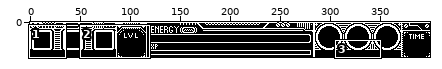
Two states of a pixel-art file, aseprite/UI/UI elements/UI_layout.aseprite. The first picture is a wide view before the edit; the outline marks the close-up.
Close-up. Before:
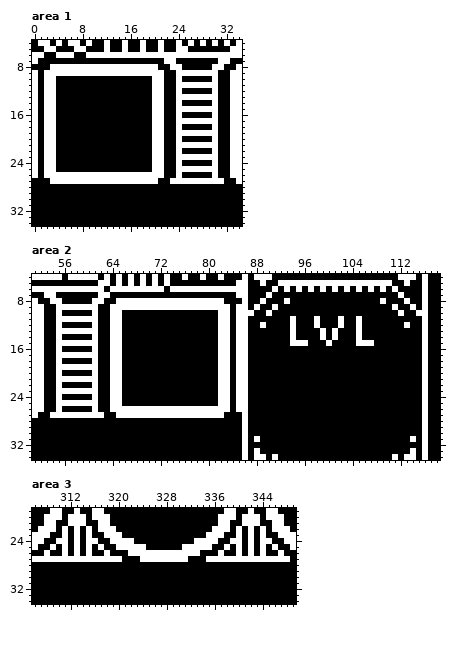
400x35 pixels, 1 frame. Shown: area 1: x 0..34, y 4..34; area 2: x 51..118, y 4..34; area 3: x 306..349, y 19..34. The commit also changed other parts of the picture, which this record leaves out.
After the commit:
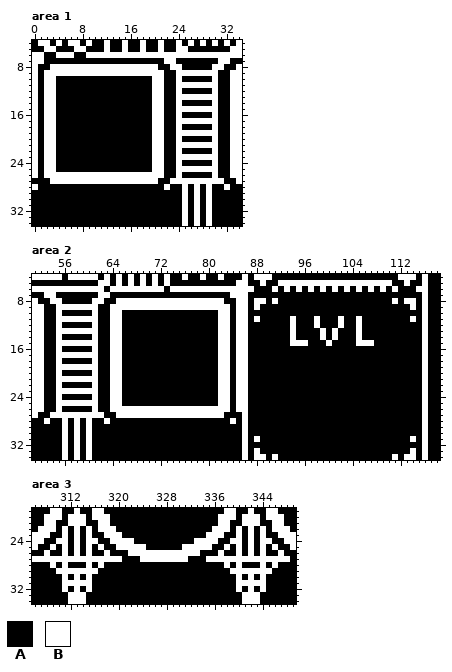
Palette (. is transparent): A #000000  B #ffffff
The edit:
Area 1, layer "MAINV2":
y 7: x 1 A -> B
y 8: x 0 A -> B
y 28: x 0 A -> B; x 22 A -> B; x 25 A -> B; x 27 A -> B; x 29 A -> B; x 32 A -> B
y 29..34: x 25 A -> B; x 27 A -> B; x 29 A -> B
Area 2, layer "MAINV2":
y 6: x 87 A -> B; x 115 A -> B
y 7: x 84 A -> B; x 90 B -> A; x 112 B -> A
y 8: x 85 A -> B; x 88 A -> B; x 91 A -> B; x 93 B -> A; x 109 B -> A; x 111 A -> B; x 114 A -> B
y 9: x 91 B -> A; x 111 B -> A
y 10: x 87 B -> A; x 90 B -> A; x 112 B -> A; x 115 B -> A
y 11: x 88 A -> B; x 114 A -> B
y 12: x 89 B -> A; x 113 B -> A
y 28: x 53 A -> B; x 56 A -> B; x 58 A -> B; x 60 A -> B; x 63 A -> B; x 84 A -> B
y 29..34: x 56 A -> B; x 58 A -> B; x 60 A -> B
Area 3, layer "MAINV2":
y 28: x 309 A -> B; x 311 A -> B; x 315 A -> B; x 317 A -> B; x 338 A -> B; x 340 A -> B; x 344 A -> B; x 346 A -> B
y 29: x 310..316 AAAAAAA -> BBBBBBB; x 339..345 AAAAAAA -> BBBBBBB
y 30: x 311 A -> B; x 313 A -> B; x 315 A -> B; x 340 A -> B; x 342 A -> B; x 344 A -> B
y 31: x 311..315 AAAAA -> BBBBB; x 340..344 AAAAA -> BBBBB
y 32: x 311 A -> B; x 313 A -> B; x 315 A -> B; x 340 A -> B; x 342 A -> B; x 344 A -> B
y 33..34: x 312..314 AAA -> BBB; x 341..343 AAA -> BBB
